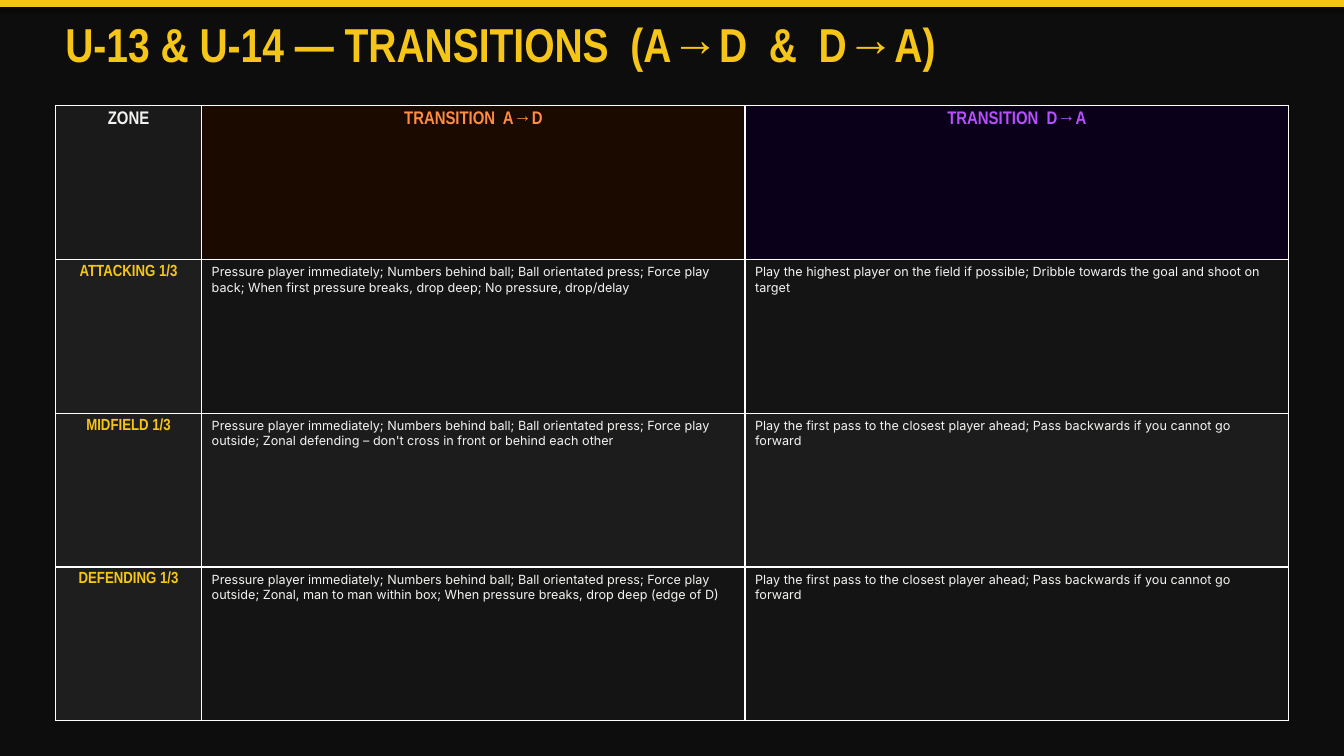
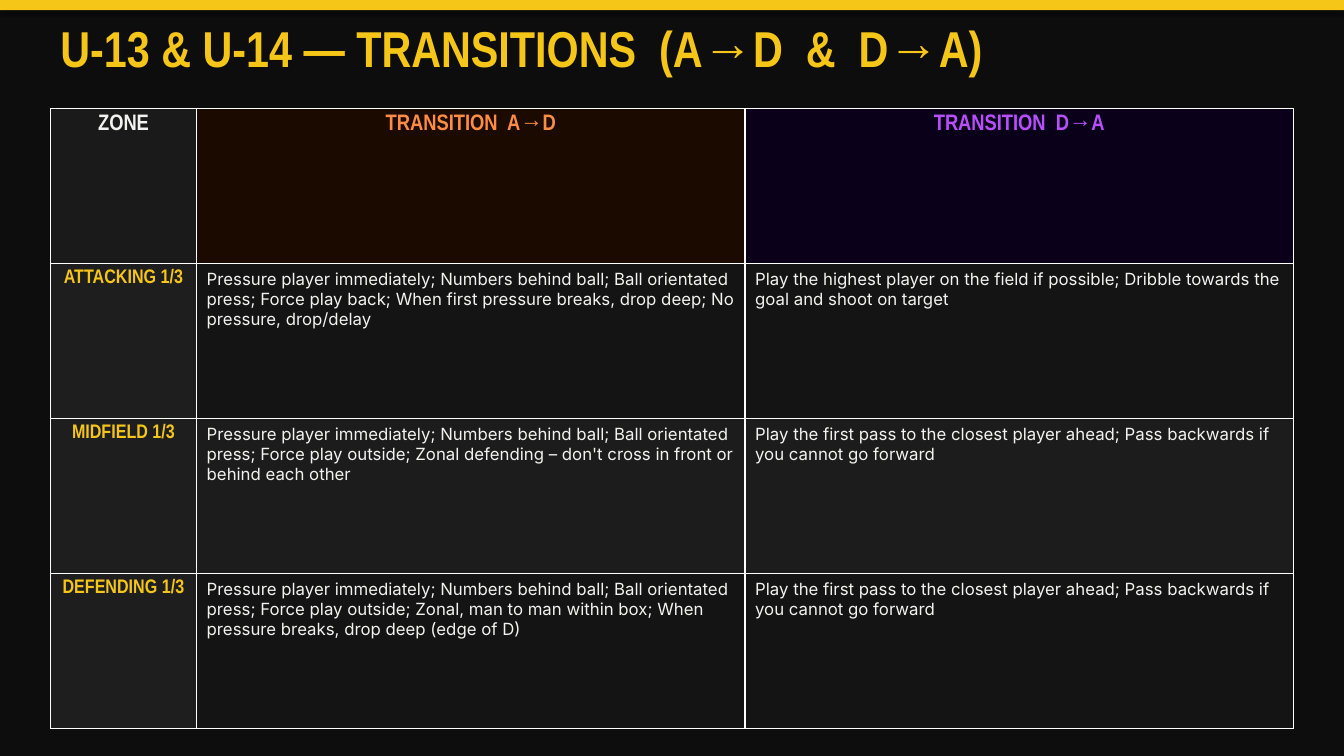
Before and after one commit to dmartini7/scwave-hub, a slide deck: slide 9 of docs/SC_Wave_Game_Model.pptx. Drawn at 1344x756 pixels with LibreOffice and Linux fonts; fonts in the diff are those of the drawing. Boxes give left, top, right and bottom in pixels: in the first picture for what was removed or moved away, otherwise in the second. Text is boxed around its words. In the diff, an @@ line names an element or a change of style, - is before the commit and + after.

```diff
--- a/docs/SC_Wave_Game_Model.pptx
+++ b/docs/SC_Wave_Game_Model.pptx
@@ text "U-13 & U-14 — TRANSITIONS ..." at <box>60,30,983,77</box>: size 34 to 36 pt @@
@@ table at <box>50,109,1294,729</box> @@
@@ size 13 to 16 pt in "ZONE", "TRANSITION A→D", "TRANSITION D→A" @@
@@ size 11.5 to 14 pt in "ATTACKING 1/3", "MIDFIELD 1/3", "DEFENDING 1/3" @@
@@ size 9 to 12 pt @@
@@ table: place and size @@
-table at <box>55,106,1289,721</box>
+table at <box>50,109,1294,729</box>
```
Also in this commit, not shown: 19 other slides changed, 1 slide added, 2 other files.
